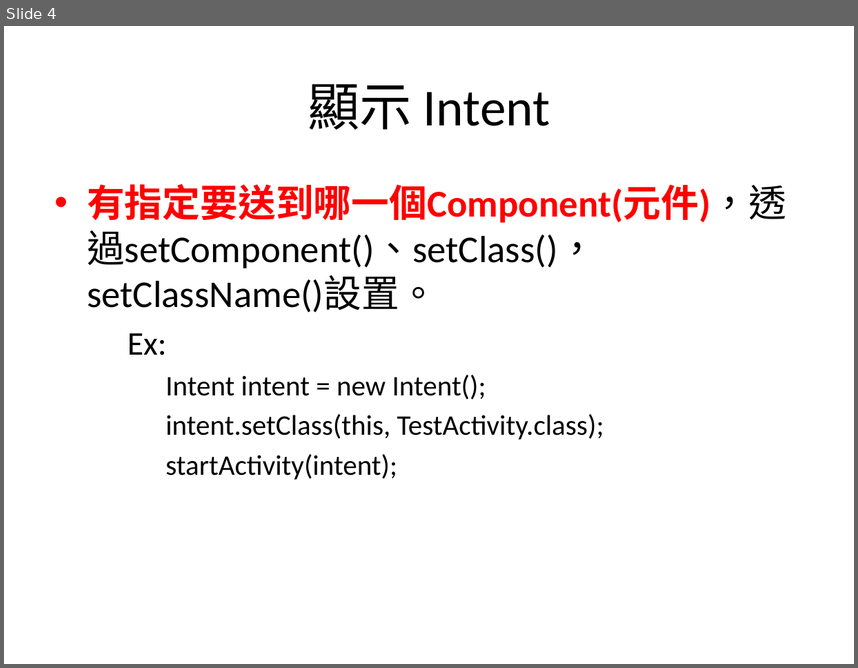
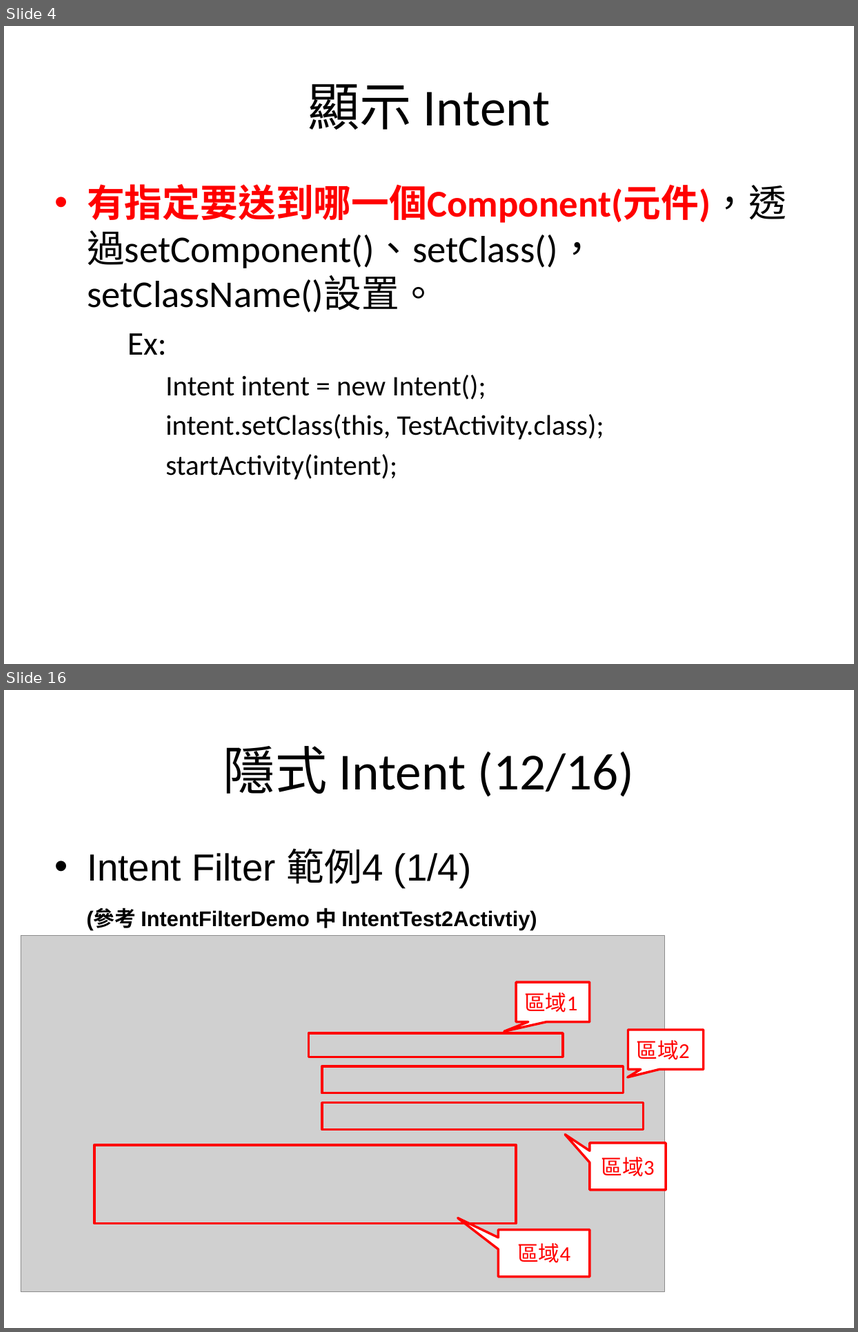
Before and after one commit to sonnyshih/AndroidDemoSample, a slide deck: CustomerUIDemo/Intent and Intent Filter instruction.pptx. Shown one above the other, each under a label of ours: slide 4 before the commit, slides 4 and 16 after it; the slides between them are not shown. The pictures are 858x668 and 858x1332 pixels, drawn with LibreOffice and Linux fonts; fonts in the diff are those of the drawing; grey boxes stand for pictures. Boxes give left, top, right and bottom in pixels: in the first picture for what was removed or moved away, otherwise in the second. Text is boxed around its words. In the diff, an @@ line names an element or a change of style, - is before the commit and + after.

Commit message:
Add the Intent filter demo.

```diff
--- a/CustomerUIDemo/Intent and Intent Filter instruction.pptx
+++ b/CustomerUIDemo/Intent and Intent Filter instruction.pptx
@@ slide 16 added at <box>4,690,854,1328</box>, background #FFFFFF @@
@@ title added at <box>223,746,634,797</box>, 44 pt, text #000000 @@
+隱式 Intent (12/16)
@@ text added at <box>87,848,537,929</box>, 18 pt, text #000000, bold @@
+• Intent Filter 範例4 (1/4)
+(參考 IntentFilterDemo 中 IntentTest2Activtiy)
@@ picture added at <box>21,935,665,1291</box> @@
@@ speech box added at <box>516,983,590,1023</box>, fill #FFFFFF, outline #FF0000 2 pt, 18 pt, text #FF0000 @@
+區域1
@@ rectangle added at <box>308,1032,562,1056</box>, outline #FF0000 2 pt @@
@@ speech box added at <box>628,1029,704,1069</box>, fill #FFFFFF, outline #FF0000 2 pt, 18 pt, text #FF0000 @@
+區域2
@@ rectangle added at <box>322,1066,623,1092</box>, outline #FF0000 2 pt @@
@@ rectangle added at <box>322,1103,643,1129</box>, outline #FF0000 2 pt @@
@@ rectangle added at <box>94,1145,516,1223</box>, outline #FF0000 2 pt @@
@@ speech box added at <box>590,1142,666,1189</box>, fill #FFFFFF, outline #FF0000 2 pt, 18 pt, text #FF0000 @@
+區域3
@@ speech box added at <box>499,1229,590,1276</box>, fill #FFFFFF, outline #FF0000 2 pt, 18 pt, text #FF0000 @@
+區域4
```
Also in this commit, not shown: 9 slides changed, 7 other slides added, 10 other files.
